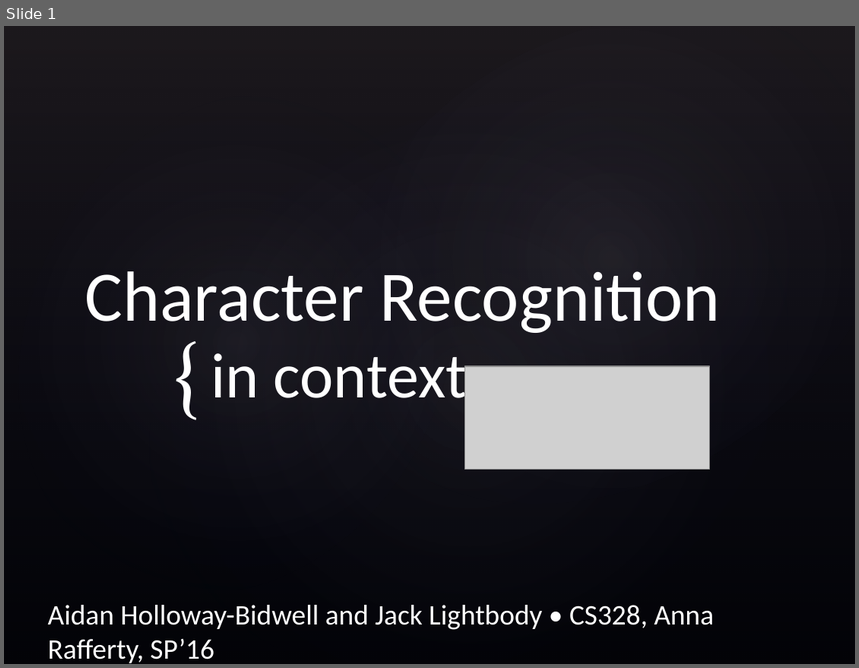
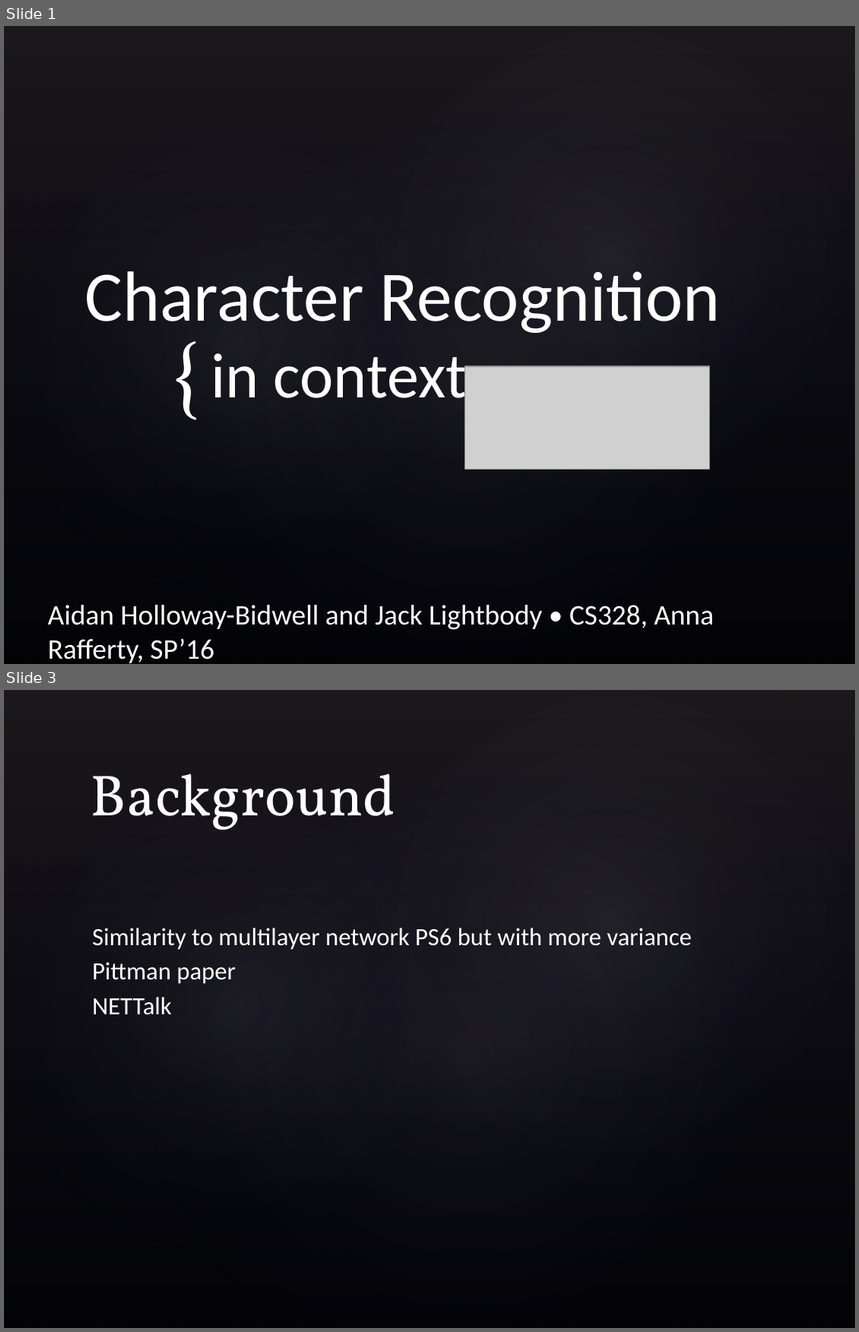
Before and after one commit to jacklightbody/character_recognizer, a slide deck: HollowayBidwellLightbody.pptx. Shown one above the other, each under a label of ours: slide 1 before the commit, slides 1 and 3 after it; the slides between them are not shown. The pictures are 859x668 and 859x1332 pixels, drawn with LibreOffice and Linux fonts; fonts in the diff are those of the drawing; grey boxes stand for pictures; background and template pictures are left out. Boxes give left, top, right and bottom in pixels: in the first picture for what was removed or moved away, otherwise in the second. Text is boxed around its words. In the diff, an @@ line names an element or a change of style, - is before the commit and + after.

```diff
--- a/HollowayBidwellLightbody.pptx
+++ b/HollowayBidwellLightbody.pptx
@@ slide 3 added at (4, 690, 855, 1328), background picture (left out); not listed: 4 template elements that a slide beside it also shows @@
@@ title added at (91, 774, 396, 830), 49 pt, text #FFFFFF @@
+Background
@@ text added at (92, 928, 693, 1015), 21 pt, text #FFFFFF @@
+Similarity to multilayer network PS6 but with more variance
+Pittman paper
+NETTalk
```
Also in this commit, not shown: 1 slide changed, 5 other slides added, 2 other files.
